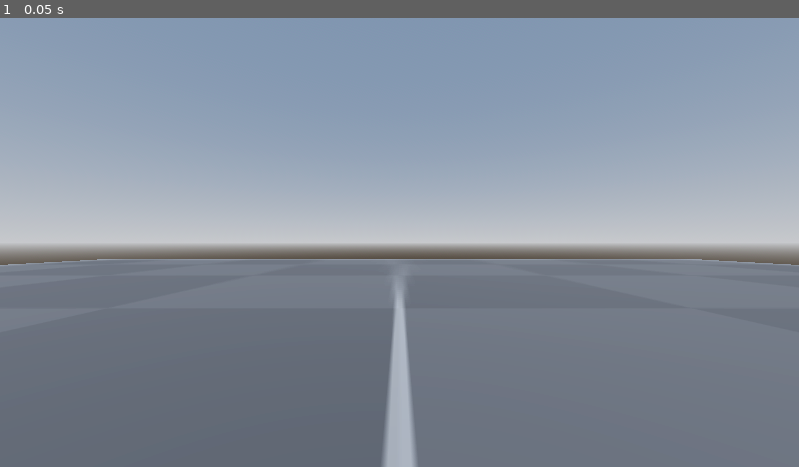
Above: before the commit, frame 1.
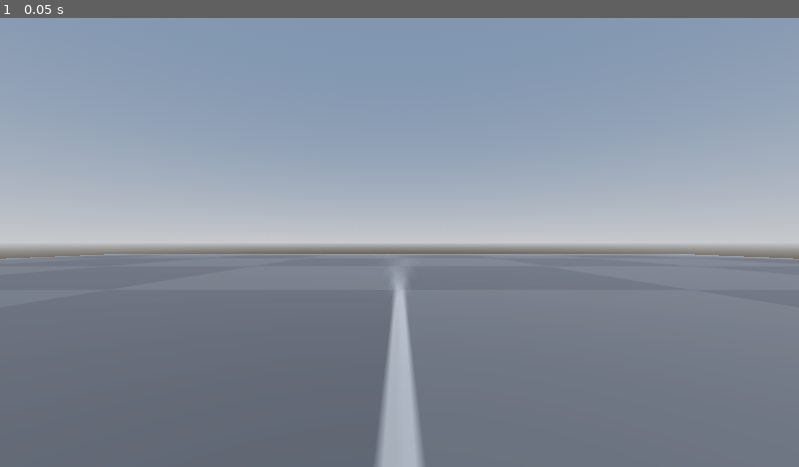
Above: after the commit, the same moment.

Repository: Zokerus/RoboRampage
Game: Godot game, scene res://Levels/Sandbox.tscn
Same seed, same stepped clock (60 frames per second), same inputs: the game is played once before the commit and once after it.
Inputs:
- Up to frame 1 (0.05 s): no input

The runs differ from the first frame. In frame 1, 1.7% of the frame differs, in the area x 0-100%, y 52-100%.

Commit message:
add player scene and input map

Diff:
--- a/Levels/Sandbox.tscn
+++ b/Levels/Sandbox.tscn
@@ -1,6 +1,7 @@
-[gd_scene load_steps=6 format=3 uid="uid://cvj5f24l4gxok"]
+[gd_scene load_steps=7 format=3 uid="uid://cvj5f24l4gxok"]
 
 [ext_resource type="Texture2D" uid="uid://cqyxipkoeyw1f" path="res://Assets/Textures/Prototype/PNG/Dark/texture_07.png" id="1_grxts"]
+[ext_resource type="PackedScene" uid="uid://clgvgiwp5qt6x" path="res://Player/Player.tscn" id="2_dg7fx"]
 
 [sub_resource type="ProceduralSkyMaterial" id="ProceduralSkyMaterial_7jkdn"]
 sky_horizon_color = Color(0.64625, 0.65575, 0.67075, 1)
@@ -33,6 +34,5 @@
 use_collision = true
 size = Vector3(64, 1, 64)
 
-[node name="Camera3D" type="Camera3D" parent="."]
-transform = Transform3D(1, 0, 0, 0, 1, 0, 0, 0, 1, 0, 1.8, 0)
-current = true
+[node name="Player" parent="." instance=ExtResource("2_dg7fx")]
+transform = Transform3D(1, 0, 0, 0, 1, 0, 0, 0, 1, 0, 1, 0)
--- a/Player/Player.tscn
+++ b/Player/Player.tscn
@@ -1,13 +1,20 @@
-[gd_scene load_steps=3 format=3 uid="uid://clgvgiwp5qt6x"]
+[gd_scene load_steps=4 format=3 uid="uid://clgvgiwp5qt6x"]
+
+[ext_resource type="Script" path="res://Player/Player.cs" id="1_mo8ke"]
 
 [sub_resource type="CapsuleMesh" id="CapsuleMesh_5dami"]
 
 [sub_resource type="CapsuleShape3D" id="CapsuleShape3D_56ivv"]
 
 [node name="Player" type="CharacterBody3D"]
+script = ExtResource("1_mo8ke")
 
 [node name="MeshInstance3D" type="MeshInstance3D" parent="."]
 mesh = SubResource("CapsuleMesh_5dami")
 
 [node name="CollisionShape3D" type="CollisionShape3D" parent="."]
 shape = SubResource("CapsuleShape3D_56ivv")
+
+[node name="Camera3D" type="Camera3D" parent="."]
+transform = Transform3D(-1, 0, -8.74228e-08, 0, 1, 0, 8.74228e-08, 0, -1, 0, 0.3, 0)
+current = true
--- /dev/null
+++ b/Properties/launchSettings.json
@@ -0,0 +1,21 @@
+{
+  "profiles": {
+    "Robo Rampage": {
+      "commandName": "Project"
+    },
+    "Debug": {
+      "commandName": "Executable",
+      "executablePath": "E:\\Godot 4.1\\Godot_v4.2-stable_mono_win64\\Godot_v4.2-stable_mono_win64.exe",
+      "commandLineArgs": "--path . --verbose",
+      "workingDirectory": ".",
+      "nativeDebugging": true
+    },
+    "Console": {
+      "commandName": "Executable",
+      "executablePath": "E:\\Godot 4.1\\Godot_v4.2-stable_mono_win64\\Godot_v4.2-stable_mono_win64_console.exe",
+      "commandLineArgs": "--path . --verbose",
+      "workingDirectory": ".",
+      "nativeDebugging": true
+    }
+  }
+}
--- a/project.godot
+++ b/project.godot
@@ -12,9 +12,41 @@
 
 config/name="Robo Rampage"
 run/main_scene="res://Levels/Sandbox.tscn"
-config/features=PackedStringArray("4.2", "Forward Plus")
+config/features=PackedStringArray("4.2", "C#", "Forward Plus")
 config/icon="res://icon.svg"
 
 [dotnet]
 
 project/assembly_name="Robo Rampage"
+
+[input]
+
+forward={
+"deadzone": 0.5,
+"events": [Object(InputEventKey,"resource_local_to_scene":false,"resource_name":"","device":-1,"window_id":0,"alt_pressed":false,"shift_pressed":false,"ctrl_pressed":false,"meta_pressed":false,"pressed":false,"keycode":0,"physical_keycode":87,"key_label":0,"unicode":119,"echo":false,"script":null)
+, Object(InputEventKey,"resource_local_to_scene":false,"resource_name":"","device":-1,"window_id":0,"alt_pressed":false,"shift_pressed":false,"ctrl_pressed":false,"meta_pressed":false,"pressed":false,"keycode":0,"physical_keycode":4194320,"key_label":0,"unicode":0,"echo":false,"script":null)
+]
+}
+backward={
+"deadzone": 0.5,
+"events": [Object(InputEventKey,"resource_local_to_scene":false,"resource_name":"","device":-1,"window_id":0,"alt_pressed":false,"shift_pressed":false,"ctrl_pressed":false,"meta_pressed":false,"pressed":false,"keycode":0,"physical_keycode":83,"key_label":0,"unicode":115,"echo":false,"script":null)
+, Object(InputEventKey,"resource_local_to_scene":false,"resource_name":"","device":-1,"window_id":0,"alt_pressed":false,"shift_pressed":false,"ctrl_pressed":false,"meta_pressed":false,"pressed":false,"keycode":0,"physical_keycode":4194322,"key_label":0,"unicode":0,"echo":false,"script":null)
+]
+}
+left={
+"deadzone": 0.5,
+"events": [Object(InputEventKey,"resource_local_to_scene":false,"resource_name":"","device":-1,"window_id":0,"alt_pressed":false,"shift_pressed":false,"ctrl_pressed":false,"meta_pressed":false,"pressed":false,"keycode":0,"physical_keycode":65,"key_label":0,"unicode":97,"echo":false,"script":null)
+, Object(InputEventKey,"resource_local_to_scene":false,"resource_name":"","device":-1,"window_id":0,"alt_pressed":false,"shift_pressed":false,"ctrl_pressed":false,"meta_pressed":false,"pressed":false,"keycode":0,"physical_keycode":4194319,"key_label":0,"unicode":0,"echo":false,"script":null)
+]
+}
+right={
+"deadzone": 0.5,
+"events": [Object(InputEventKey,"resource_local_to_scene":false,"resource_name":"","device":-1,"window_id":0,"alt_pressed":false,"shift_pressed":false,"ctrl_pressed":false,"meta_pressed":false,"pressed":false,"keycode":0,"physical_keycode":68,"key_label":0,"unicode":100,"echo":false,"script":null)
+, Object(InputEventKey,"resource_local_to_scene":false,"resource_name":"","device":-1,"window_id":0,"alt_pressed":false,"shift_pressed":false,"ctrl_pressed":false,"meta_pressed":false,"pressed":false,"keycode":0,"physical_keycode":4194321,"key_label":0,"unicode":0,"echo":false,"script":null)
+]
+}
+jump={
+"deadzone": 0.5,
+"events": [Object(InputEventKey,"resource_local_to_scene":false,"resource_name":"","device":-1,"window_id":0,"alt_pressed":false,"shift_pressed":false,"ctrl_pressed":false,"meta_pressed":false,"pressed":false,"keycode":0,"physical_keycode":32,"key_label":0,"unicode":32,"echo":false,"script":null)
+]
+}
Not shown, added: Robo Rampage.csproj.user
